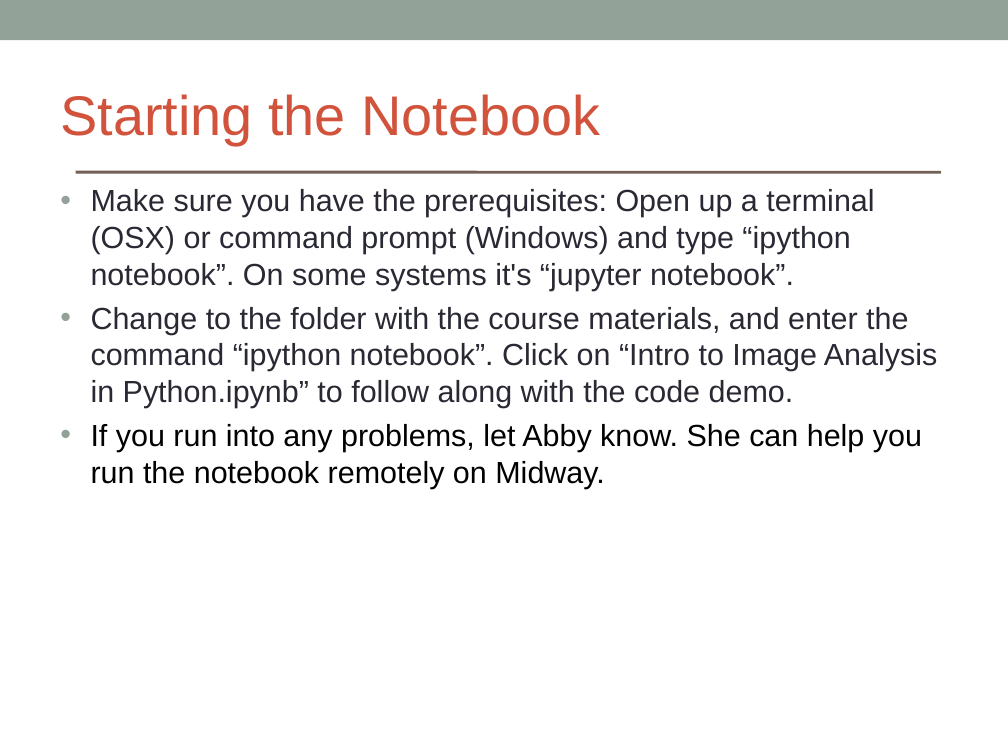
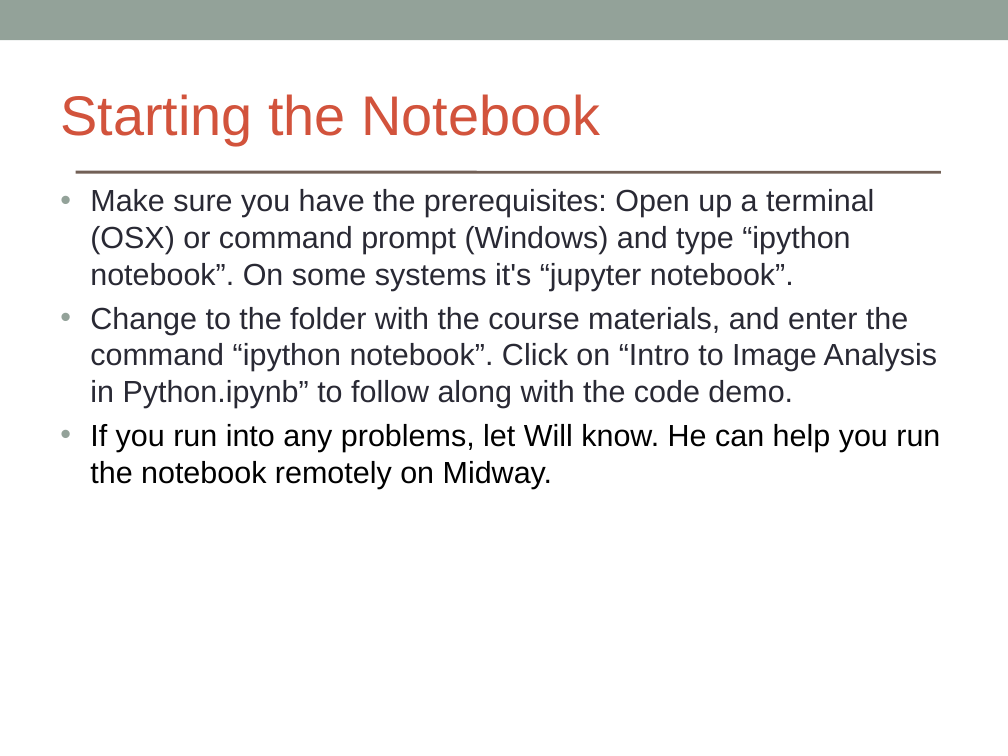
Before and after one commit to brikeats/Image-Analysis-in-Python, a slide deck: slide 3 of ImageAnalysisPython.ppt. Drawn at 1008x756 pixels with LibreOffice and Linux fonts; fonts in the diff are those of the drawing. Boxes give left, top, right and bottom in pixels: in the first picture for what was removed or moved away, otherwise in the second. Text is boxed around its words. In the diff, an @@ line names an element or a change of style, - is before the commit and + after.

Commit message:
Change name of student assistant (to Will)

```diff
--- a/ImageAnalysisPython.ppt
+++ b/ImageAnalysisPython.ppt
@@ text at (90, 424, 940, 489): text changed @@
-• If you run into any problems, let Abby know. She can help you run the notebook remotely on Midway.
+• If you run into any problems, let Will know. He can help you run the notebook remotely on Midway.
```
